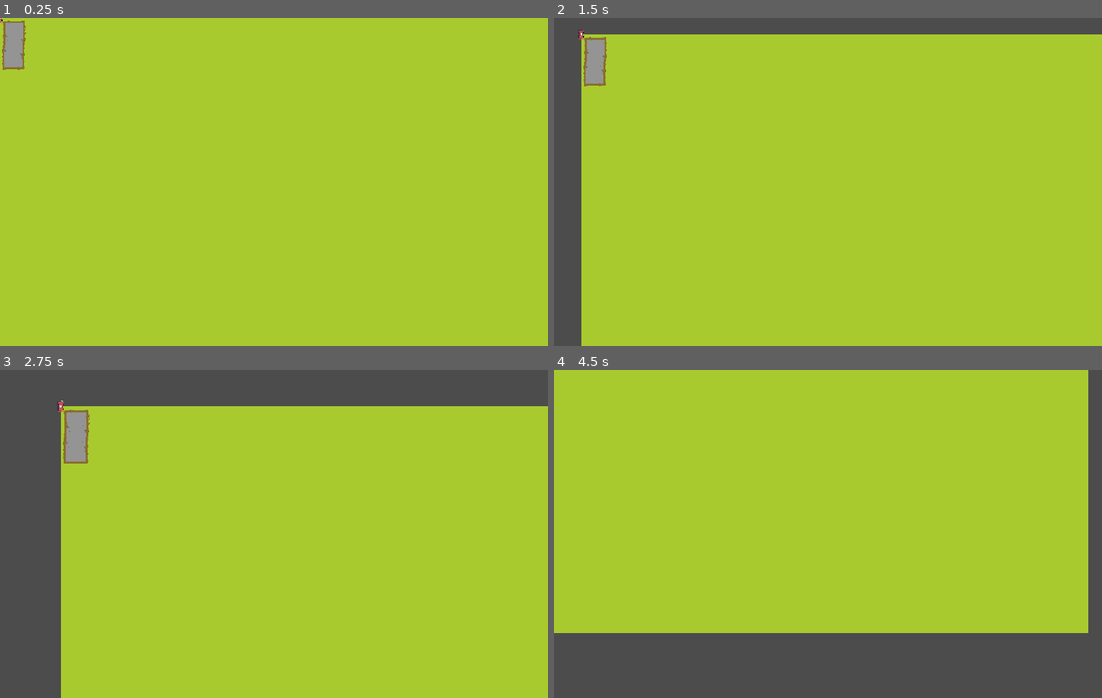
Above: before the commit, frames 1-4 (two rows, left to right).
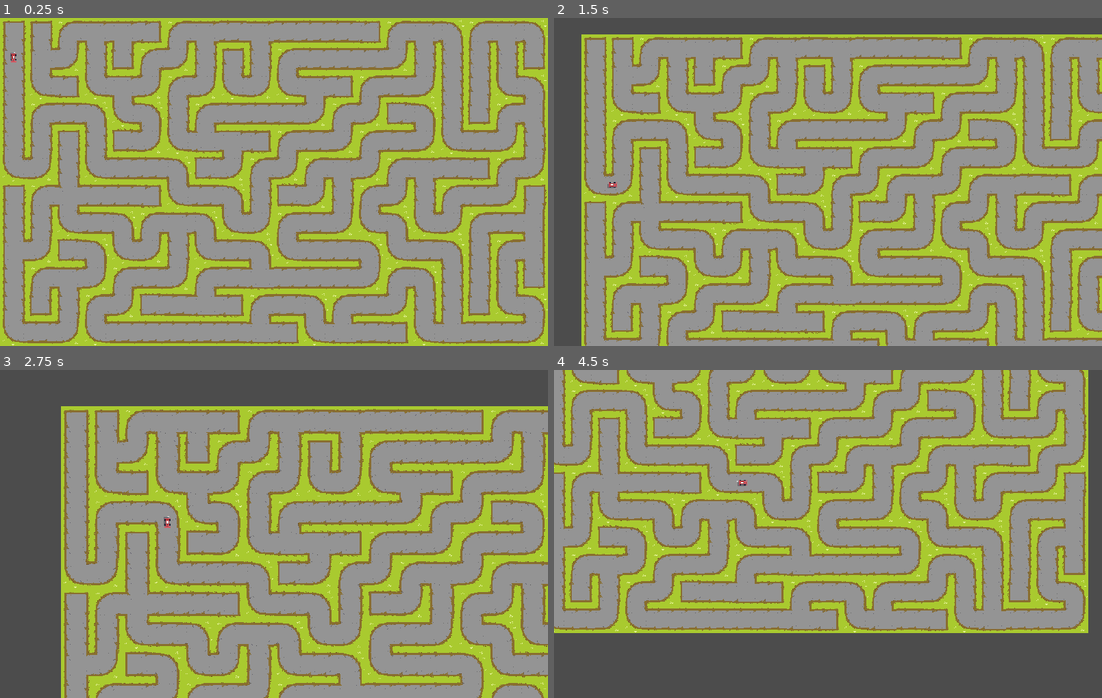
Above: after the commit, the same moments.

Repository: Yemm-Ps1/VideoGam
Game: Godot game, scene res://Maze.tscn
Same seed, same stepped clock (60 frames per second), same inputs: the game is played once before the commit and once after it.
Inputs (mouse positions are in pixels of both pictures, inside the frame that each line leads up to):
- Up to frame 1 (0.25 s): no input
- Up to frame 2 (1.5 s): tap Enter (ui_accept) at 0.5, 0.77, 1.25 s; move the mouse to (948, 165) at 0.52 s; hold D (move_right) 0.53-1.25 s; hold Ctrl (modifier) 0.53-1.25 s; click (948, 165) at 0.67 s; drag from (718, 198) to (800, 247) at 1.27 s
- Up to frame 3 (2.75 s): tap Enter (ui_accept) at 2 s; move the mouse to (328, 461) at 2.02 s; hold D (move_right) from 2.03 s (still down); tap Mouse wheel up (scroll_up) at 2.1 s
- Up to frame 4 (4.5 s): release D (move_right) at 2.75 s; drag from (800, 599) to (663, 484) at 2.77 s; move the mouse to (992, 583) at 3.52 s; hold A (move_left) 3.53-4.25 s; tap Mouse wheel down (scroll_down) at 3.6 s; tap Enter (ui_accept) at 3.77, 4.25 s; drag from (663, 484) to (745, 452) at 4.27 s

The runs differ from the first frame. In frame 1, 74% of the frame differs, in the area x 0-100%, y 0-100%; in frame 2, 67%; in frame 3, 58%; in frame 4, 58%.
Error before the commit: Parse Error: The identifier "rando" isn't declared in the current scope. (res://Player.gd:29)

Commit message:
patch 2

Diff:
--- a/Player.gd
+++ b/Player.gd
@@ -26,17 +26,17 @@
 
 func _unhandled_input(event):
 	if event.is_action_pressed("move_left"):
-		rando = 0
-		print(rando)
+		move = 0
+		print(move)
 	if event.is_action_pressed("move_right"):
-		rando = 1
-		print(rando)
+		move = 1
+		print(move)
 	if event.is_action_pressed("move_up"):
-		rando = 1
-		print(rando)
+		move = 1
+		print(move)
 	if event.is_action_pressed("move_down"):
-		rando = 0
-		print(rando)
+		move = 0
+		print(move)
 
 var span_tree
 
